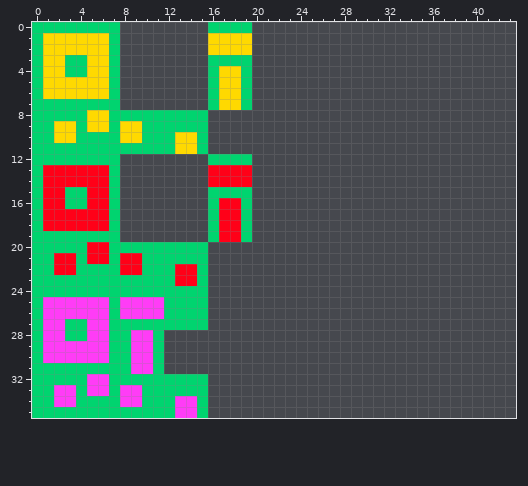
Pixel-art sprite -- TriangulatedTopology/Content/WallLogical.png. That is the earlier state.
The file is 44x36 pixels.
The same view after the edit:
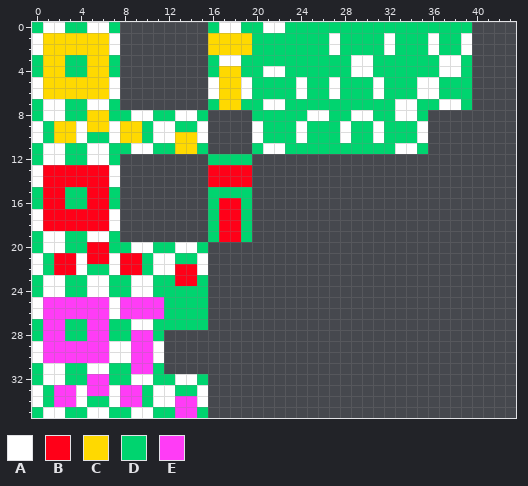
Palette (. is transparent): A #ffffff  B #ff0018  C #ffd900  D #00d46f  E #ff3cf6
Edits made:
Changed rows in their new state; - is an unchanged pixel.
first column x 0:
 0 -AA--AA----------AA-DAADDDDDDDDDDDDDDDDD
 1 A------A------------DDDDDDDADDDDADDDADDA
 2 A------A------------DDDDDDDADDDDADDDADDA
 3 -----------------AA-DDDDDDDDDAADDDDDDAAD
 4 --------------------DAADDDDDDAADDDDDDAAD
 5 A------A--------A--ADDDDADDADDDADDDAADDD
 6 A------A--------A--ADDDDADDADDDADDDAADDD
 7 -AA--AA-------------DAADDDDDDDDDDAADDAAD
 8 -AA------AA--AA-----DDDDDAADDAADDAAD----
 9 A---A--A---AA--A----ADDDADDDADDADDDA----
10 A---A--A---AA--A----ADDDADDDADDADDDA----
11 -AA--AA--AA---------DAADDDDDDDDDDAAD----
12 -AA--AA---------------------------------
13 A------A--------------------------------
14 A------A--------------------------------
17 A------A--------------------------------
18 A------A--------------------------------
19 -AA--AA---------------------------------
20 -AA------AA--AA-------------------------
21 A---A--A---AA--A------------------------
22 A---A--A---AA--A------------------------
23 -AA--AA--AA-----------------------------
24 -AA--AA--AA-----------------------------
25 A------A--------------------------------
26 A------A--------------------------------
27 ---------AA-----------------------------
29 A------AA--A----------------------------
30 A------AA--A----------------------------
31 -AA--AA---------------------------------
32 -AA------AA--AA-------------------------
33 A---A--A---AA--A------------------------
34 A---A--A---AA--A------------------------
35 -AA--AA--AA-----------------------------
Changed places in both pictures, as pixel boxes (x1, y1, x2, y2):
changed: (32, 22, 472, 418)
